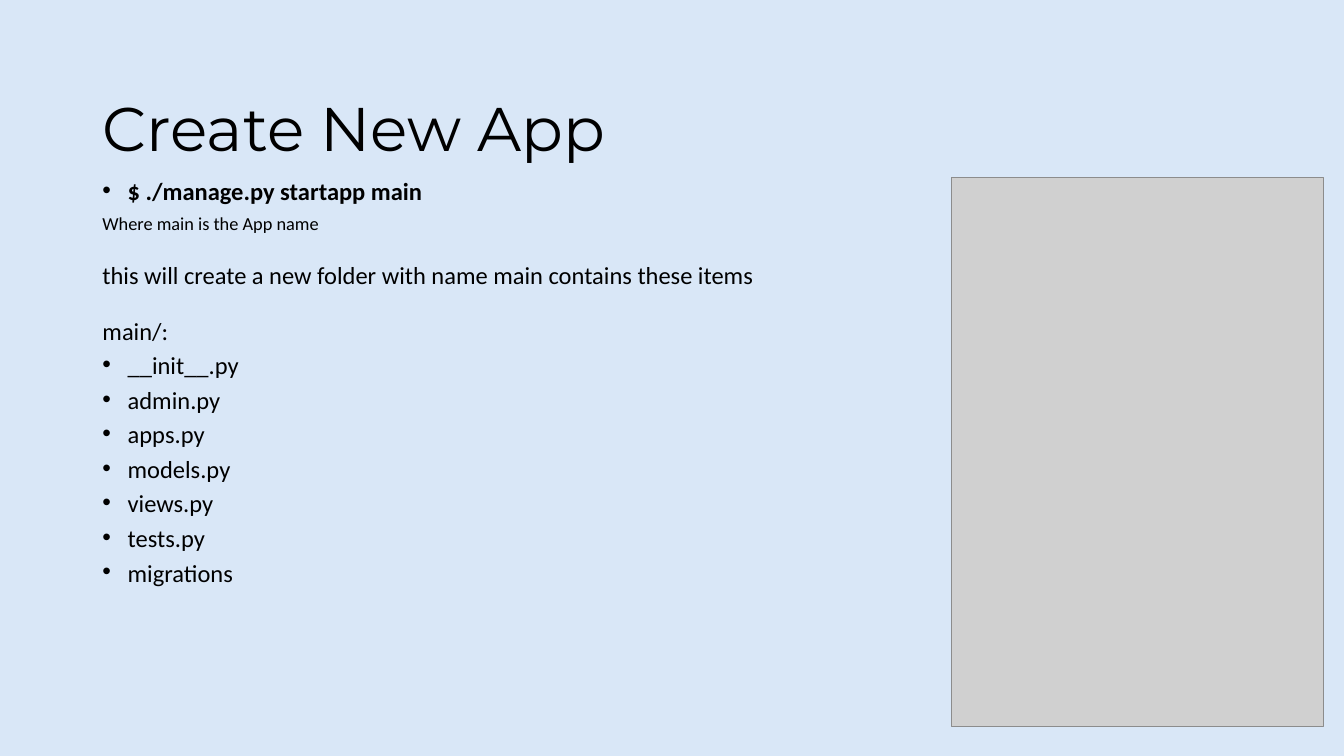
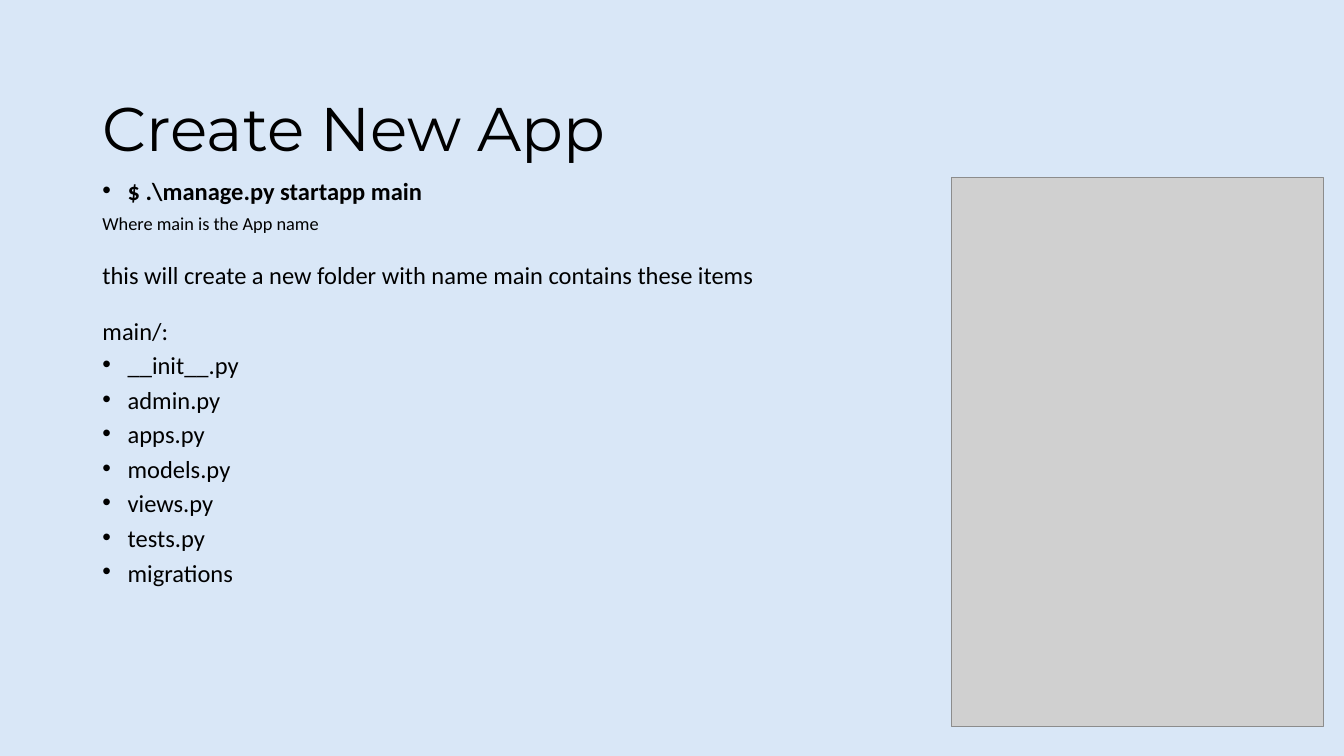
Before and after one commit to rafie-tarabay/BUE, a slide deck: slide 6 of django.pptx. Drawn at 1344x756 pixels with LibreOffice and Linux fonts; fonts in the diff are those of the drawing; grey boxes stand for pictures; background and template pictures are left out. Boxes give left, top, right and bottom in pixels: in the first picture for what was removed or moved away, otherwise in the second. Text is boxed around its words. In the diff, an @@ line names an element or a change of style, - is before the commit and + after.

```diff
--- a/django.pptx
+++ b/django.pptx
@@ text at (x1=146, y1=182, x2=422, y2=204): text changed @@
-• $ ./manage.py startapp main
+• $ .\manage.py startapp main
```
Also in this commit, not shown: 6 other slides changed, 10 slides added.
